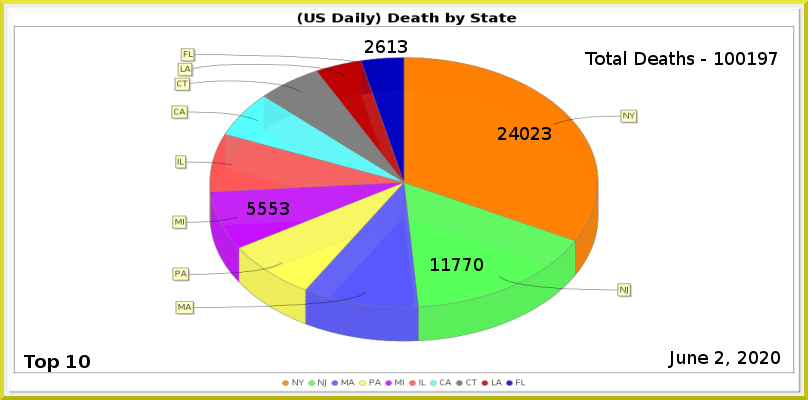
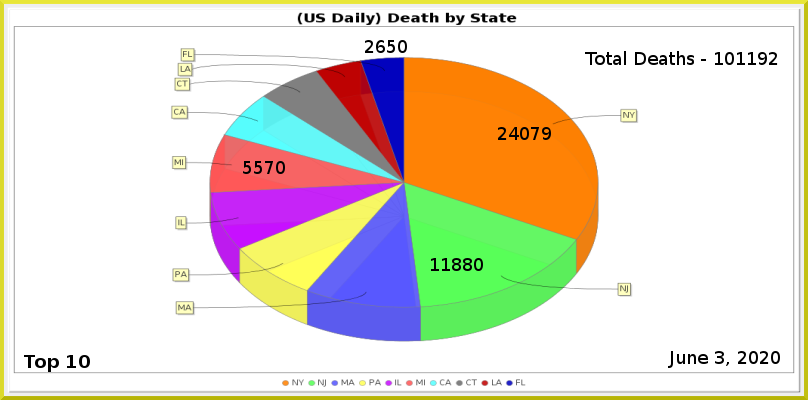
Layered file, before and after one edit (w=808, h=400). Changes by layer:
painted on "Least" over [387, 40, 407, 53]
painted on "MI" over [243, 161, 289, 215]
painted on "NJ" over [452, 258, 472, 271]
painted on "NY" over [531, 127, 551, 140]
renamed "Total Deaths - 100197" to "Total Deaths - 101192", painted on it over [736, 52, 778, 65]
painted on "Current Date" over [715, 351, 724, 364]
painted on "Death_by_State.png" over [171, 48, 639, 386]
